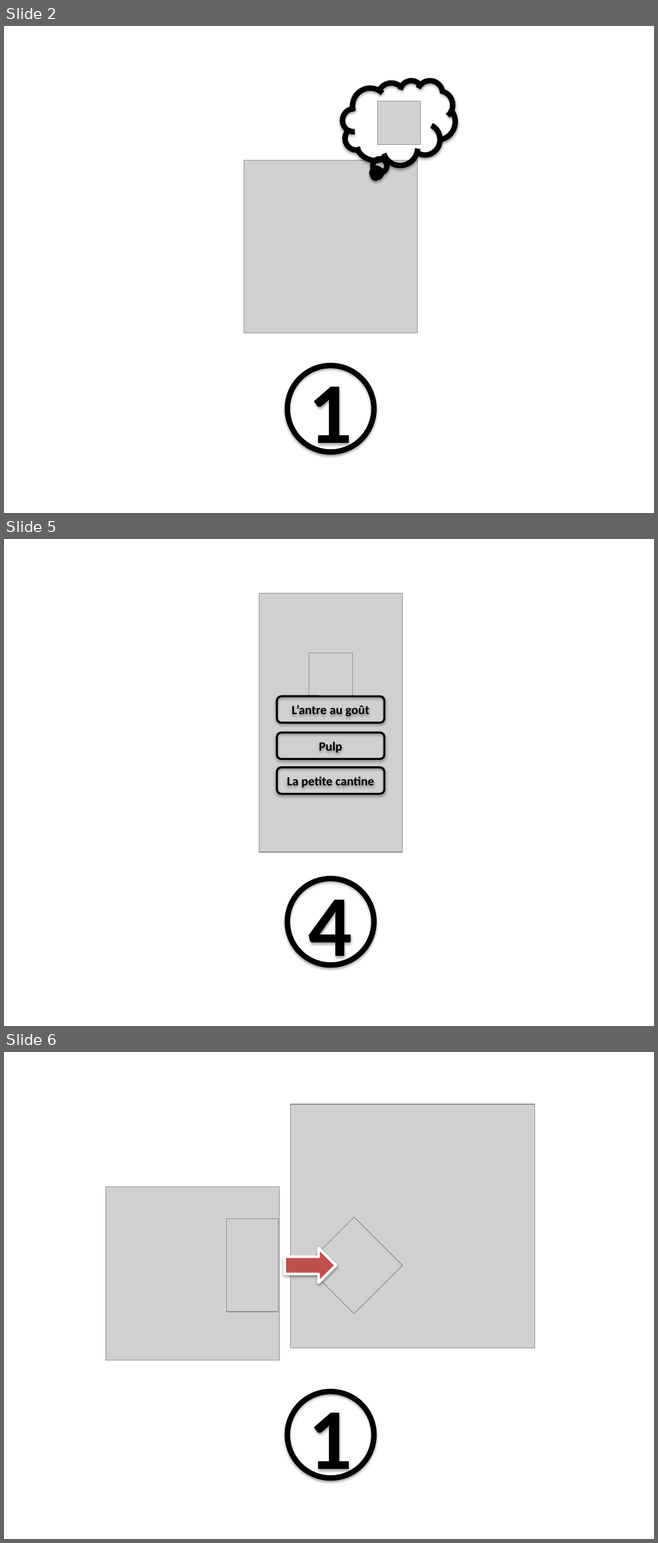
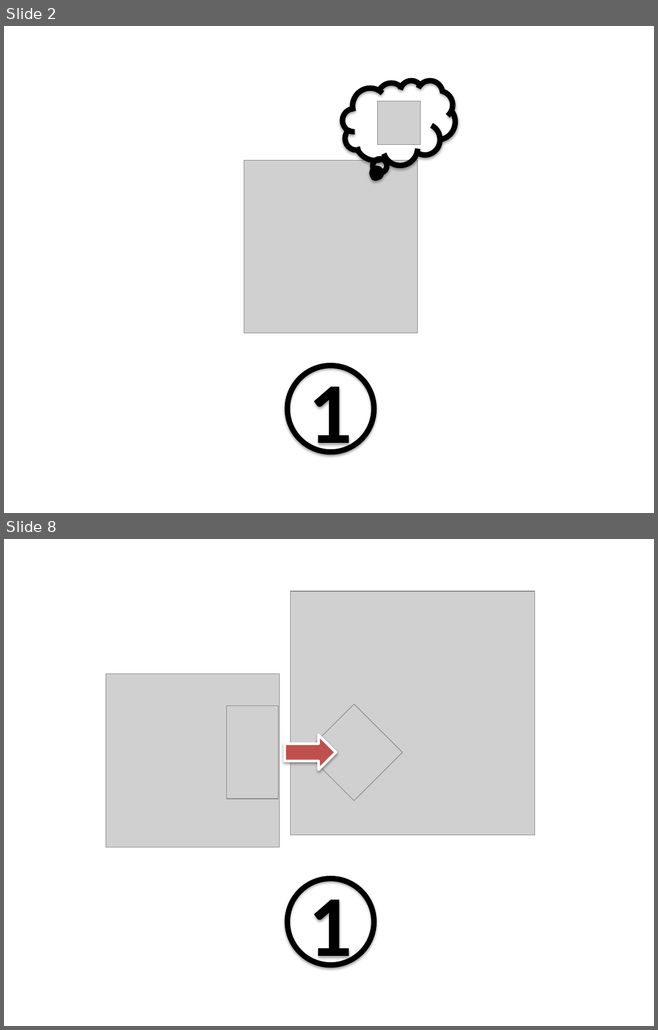
Before and after one commit to Anicky/FlashmUTT, a slide deck: Diagrammes/Scenarios - Schemas.pptx. Shown one above the other, each under a label of ours: slides 2, 5 and 6 before the commit, slides 2 and 8 after it; the slides between them are not shown. The pictures are 658x1543 and 658x1030 pixels, drawn with LibreOffice and Linux fonts; fonts in the diff are those of the drawing; grey boxes stand for pictures. Boxes give left, top, right and bottom in pixels: in the first picture for what was removed or moved away, otherwise in the second. Text is boxed around its words. In the diff, an @@ line names an element or a change of style, - is before the commit and + after.

```diff
--- a/Diagrammes/Scenarios - Schemas.pptx
+++ b/Diagrammes/Scenarios - Schemas.pptx
@@ slide 5 removed at (x1=4, y1=539, x2=654, y2=1026), background #FFFFFF @@
@@ picture removed at (x1=259, y1=594, x2=401, y2=853) @@
@@ picture removed at (x1=308, y1=653, x2=352, y2=696) @@
@@ rounded rectangle removed at (x1=277, y1=696, x2=384, y2=723) @@
-L’antre au goût
@@ rounded rectangle removed at (x1=277, y1=733, x2=384, y2=759) @@
-Pulp
@@ rounded rectangle removed at (x1=277, y1=768, x2=384, y2=794) @@
-La petite cantine
@@ ellipse removed at (x1=287, y1=879, x2=373, y2=965) @@
-4
@@ what was slide 6 is now slide 8 @@
```
Also in this commit, not shown: 2 slides changed, 4 slides added, 2 other slides removed, 15 other files.
